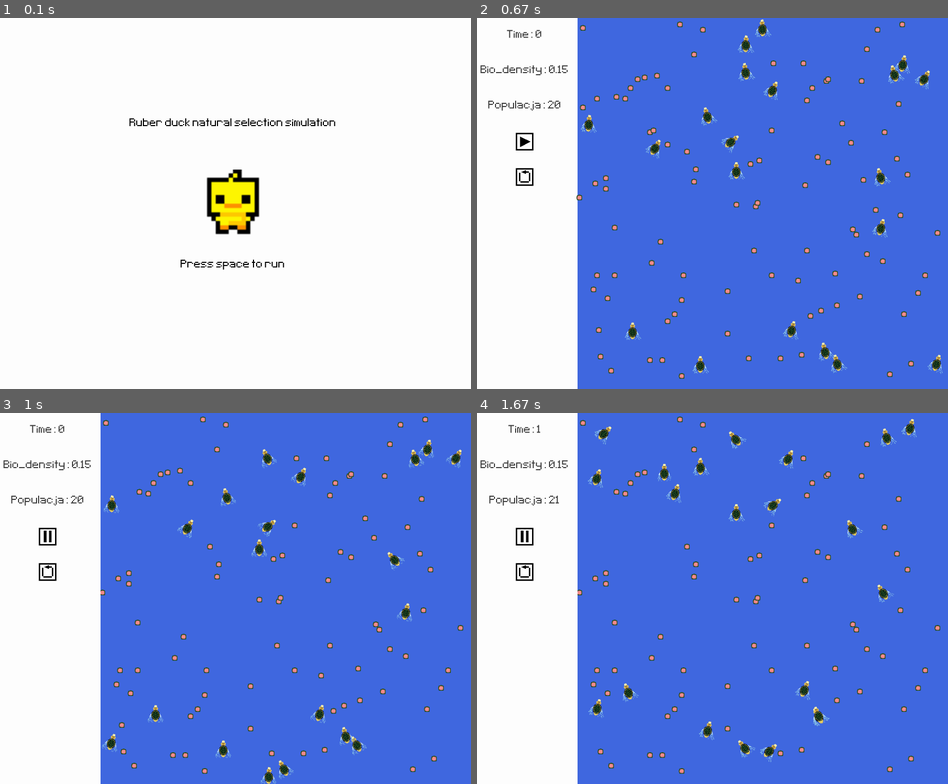
Above: before the commit, frames 1-4 (two rows, left to right).
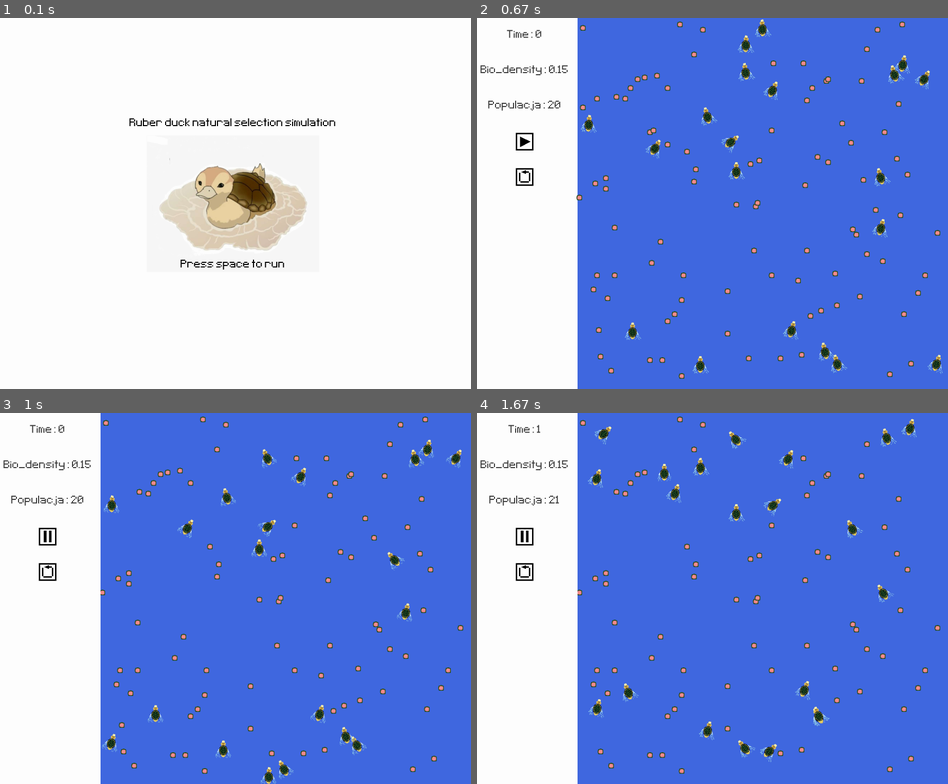
Above: after the commit, the same moments.

Repository: D4S1/Kaczucho-symulacja
Game: pygame game, started from pygame-simulation/simulation.py
Two runs of this game, one before a commit and one after it. Both use one fixed random seed, a clock stepped at 60 frames per second and the inputs below.
Inputs (mouse positions are in pixels of both pictures, inside the frame that each line leads up to):
- Up to frame 1 (0.1 s): no input
- Up to frame 2 (0.67 s): tap Space at 0.33 s
- Up to frame 3 (1 s): click (47, 535) at 0.73 s
- Up to frame 4 (1.67 s): tap Space at 1, 1.4 s

The runs differ from the first frame. In frame 1, 5.2% of the frame differs, in the area x 33-66%, y 37-63%; in frame 2, nothing differs; in frame 3, nothing differs; in frame 4, nothing differs.

Commit message:
fromt duck

Diff:
--- a/pygame-simulation/simulation.py
+++ b/pygame-simulation/simulation.py
@@ -139,8 +139,8 @@
 
     # intro screen
 
-    duck_logo = pygame.image.load('graphics/duckies/front.png').convert_alpha()
-    duck_logo = pygame.transform.rotozoom(duck_logo, 0, 4)
+    duck_logo = pygame.image.load('graphics/dt.png').convert_alpha()
+    duck_logo = pygame.transform.rotozoom(duck_logo, 0, 0.7)
     duck_logo_rect = duck_logo.get_rect(center=(screen_width // 2, screen_height // 2))
 
     game_name = font.render('Ruber duck natural selection simulation', False, (0, 0, 0))
Binary file added: pygame-simulation/graphics/dt.png
